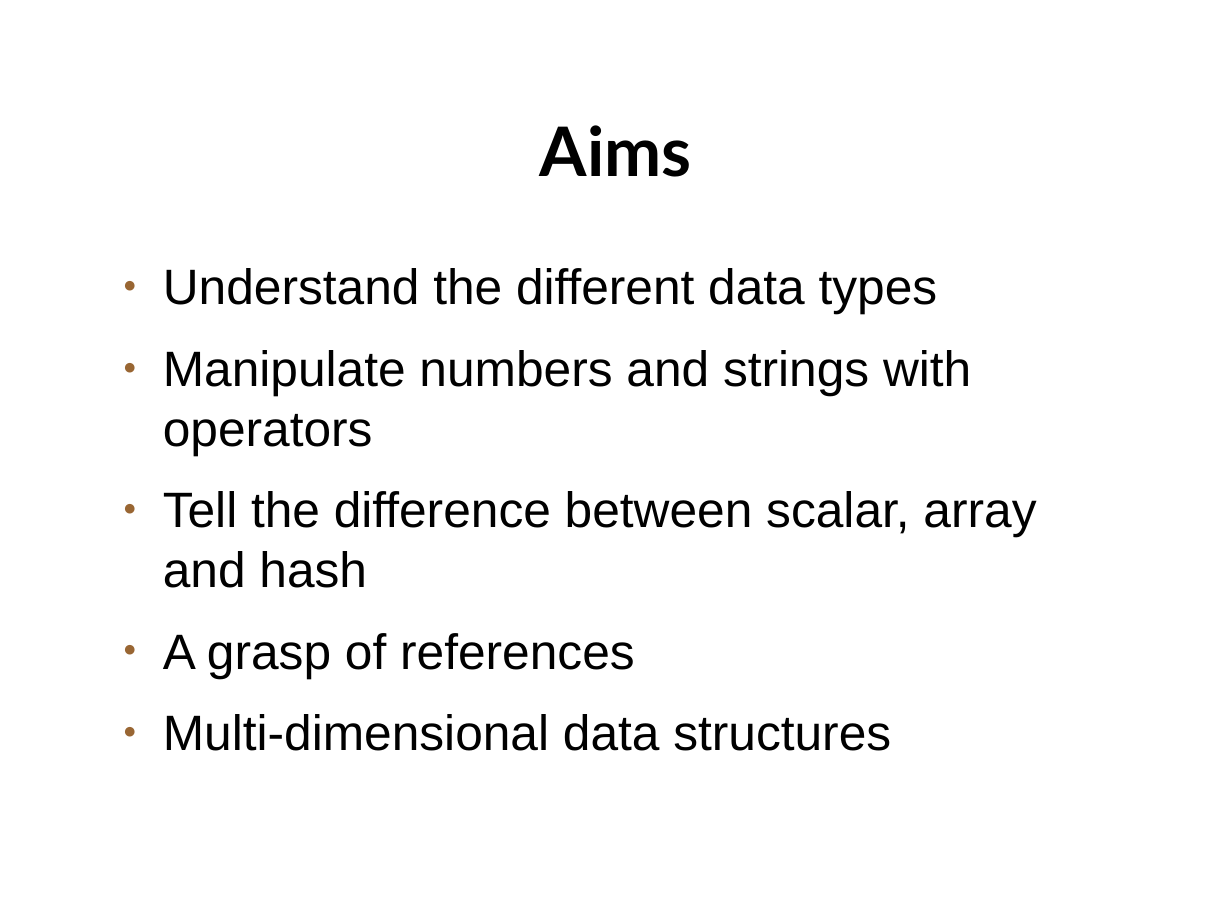
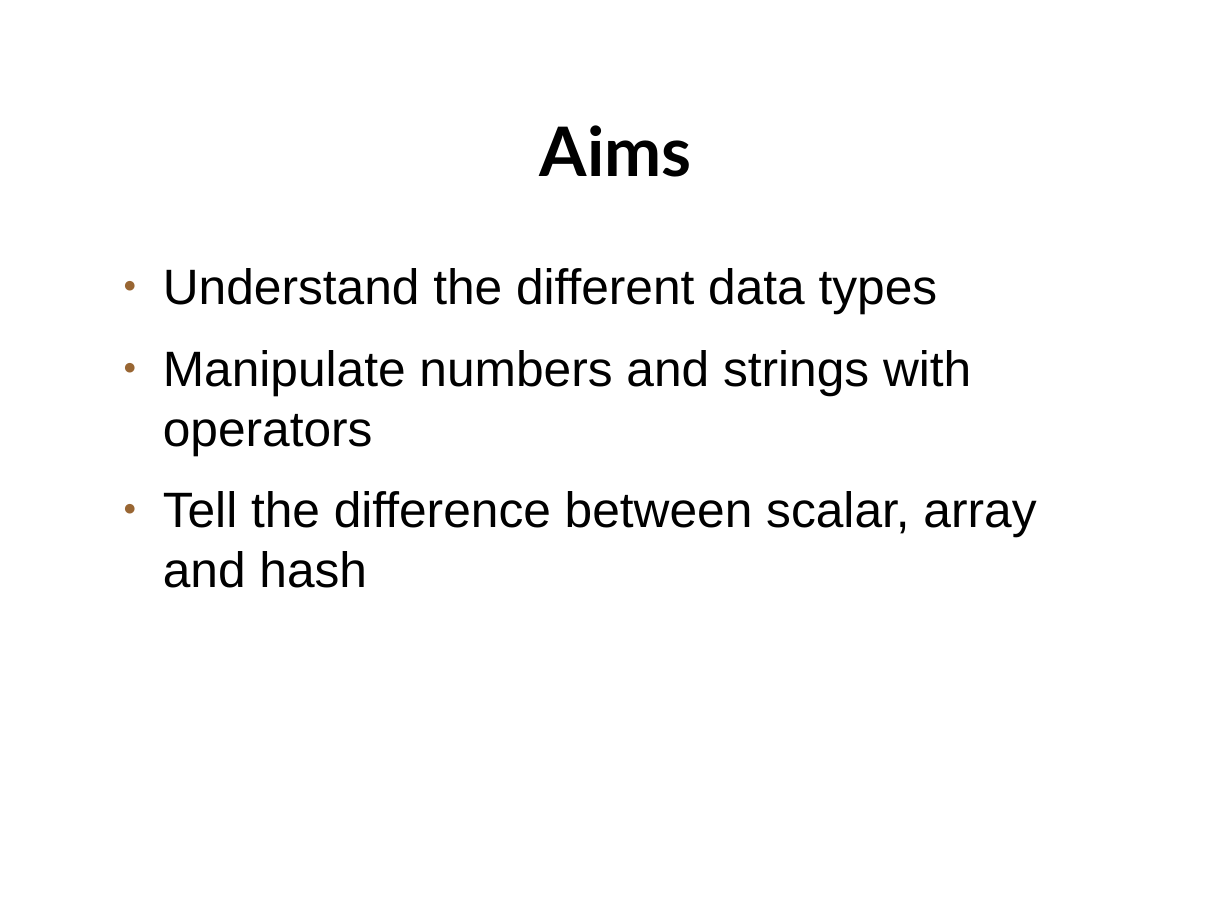
Before and after one commit to setitesuk/basic_perl_course, a slide deck: slide 2 of 04-variables_and_data_structures/variables_data_structures.odp. Drawn at 1232x924 pixels with LibreOffice and Linux fonts; fonts in the diff are those of the drawing; background and template pictures are left out. Boxes give left, top, right and bottom in pixels: in the first picture for what was removed or moved away, otherwise in the second. Text is boxed around its words. In the diff, an @@ line names an element or a change of style, - is before the commit and + after.

Commit message:
separate out variable from references and data structures

```diff
--- a/04-variables_and_data_structures/variables_data_structures.odp
+++ b/04-variables_and_data_structures/variables_data_structures.odp
@@ text at bbox=[163, 633, 891, 751]: paragraphs removed @@
-● A grasp of references
-● Multi-dimensional data structures
```
Also in this commit, not shown: 1 other slide changed, 27 slides removed, 5 other files.
